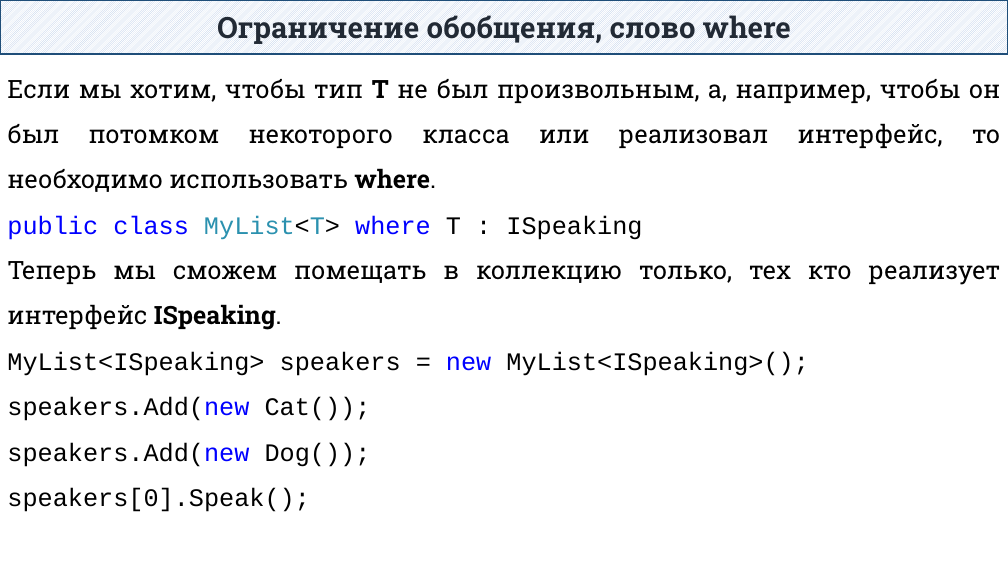
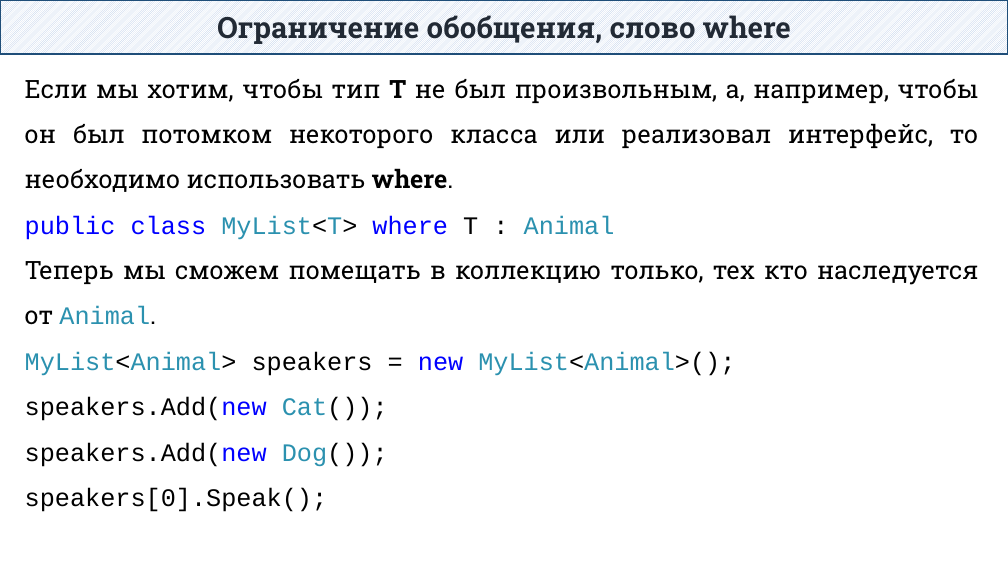
Before and after one commit to DaniilKlyukin/ITiP-2, a slide deck: slide 53 of Лекции/ИТиП 2 лек 3.pptx (slide 20 before the commit). Drawn at 1008x567 pixels with LibreOffice and Linux fonts; fonts in the diff are those of the drawing. Boxes give left, top, right and bottom in pixels: in the first picture for what was removed or moved away, otherwise in the second. Text is boxed around its words. In the diff, an @@ line names an element or a change of style, - is before the commit and + after.

```diff
--- a/Лекции/ИТиП 2 лек 3.pptx
+++ b/Лекции/ИТиП 2 лек 3.pptx
@@ text "Если мы хотим, чтобы тип ...": place and size @@
-text "Если мы хотим, чтобы тип ..." at [7, 79, 1001, 512]
+text "Если мы хотим, чтобы тип ..." at [25, 79, 979, 512]
@@ text at [25, 215, 978, 376]: text changed @@
-public class MyList<T> where T : ISpeaking
-Теперь мы сможем помещать в коллекцию только, тех кто реализует интерфейс ISpeaking.
-MyList<ISpeaking> speakers = new MyList<ISpeaking>();
+public class MyList<T> where T : Animal
+Теперь мы сможем помещать в коллекцию только, тех кто наследуется от Animal.
+MyList<Animal> speakers = new MyList<Animal>();
@@ text at [25, 397, 388, 467]: text colour #000000 to #2B91AF in "Cat());", "Dog());" @@
```
Also in this commit, not shown: 9 other slides changed, 54 slides added, 12 slides removed, 3 other files.
